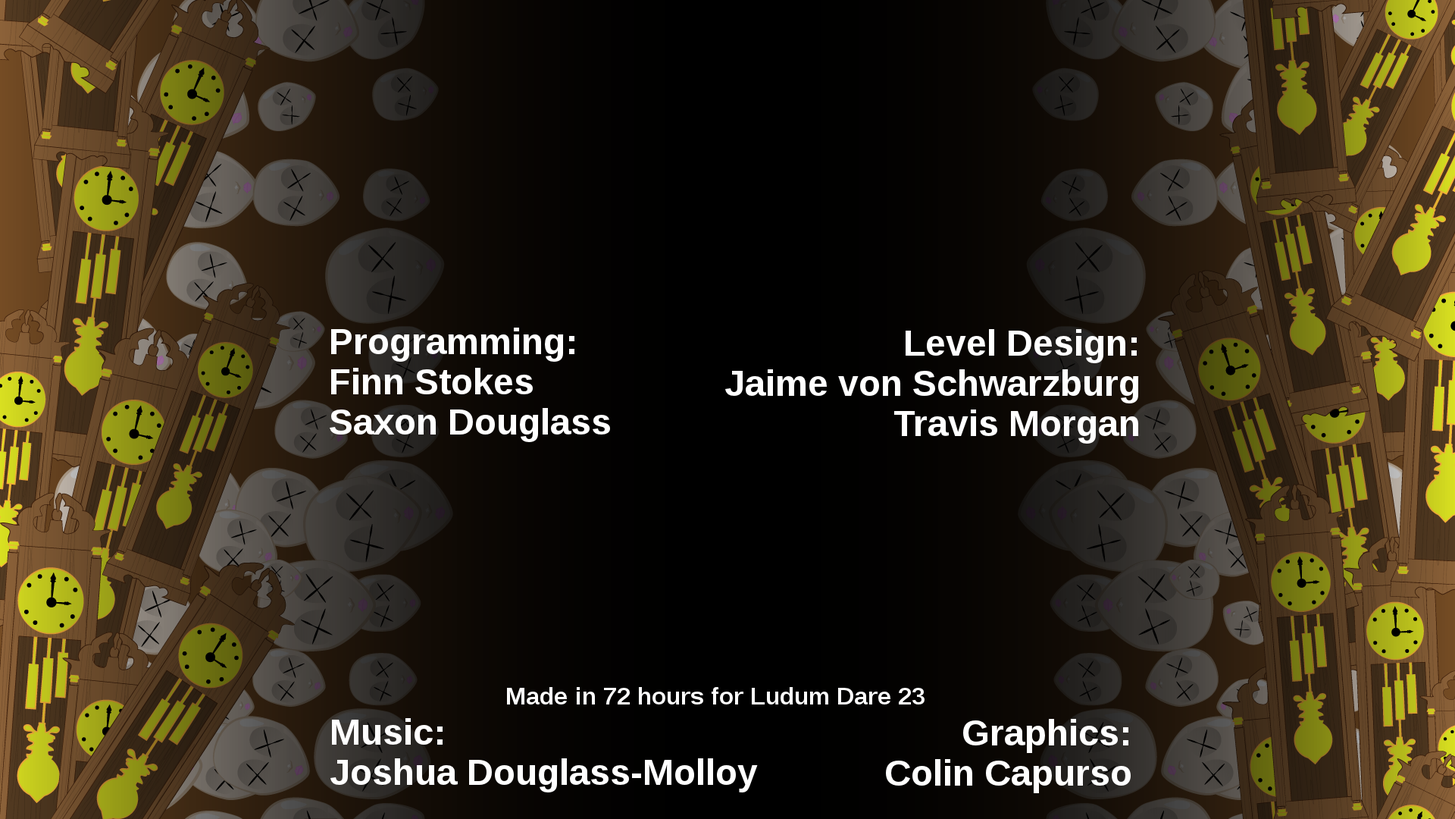
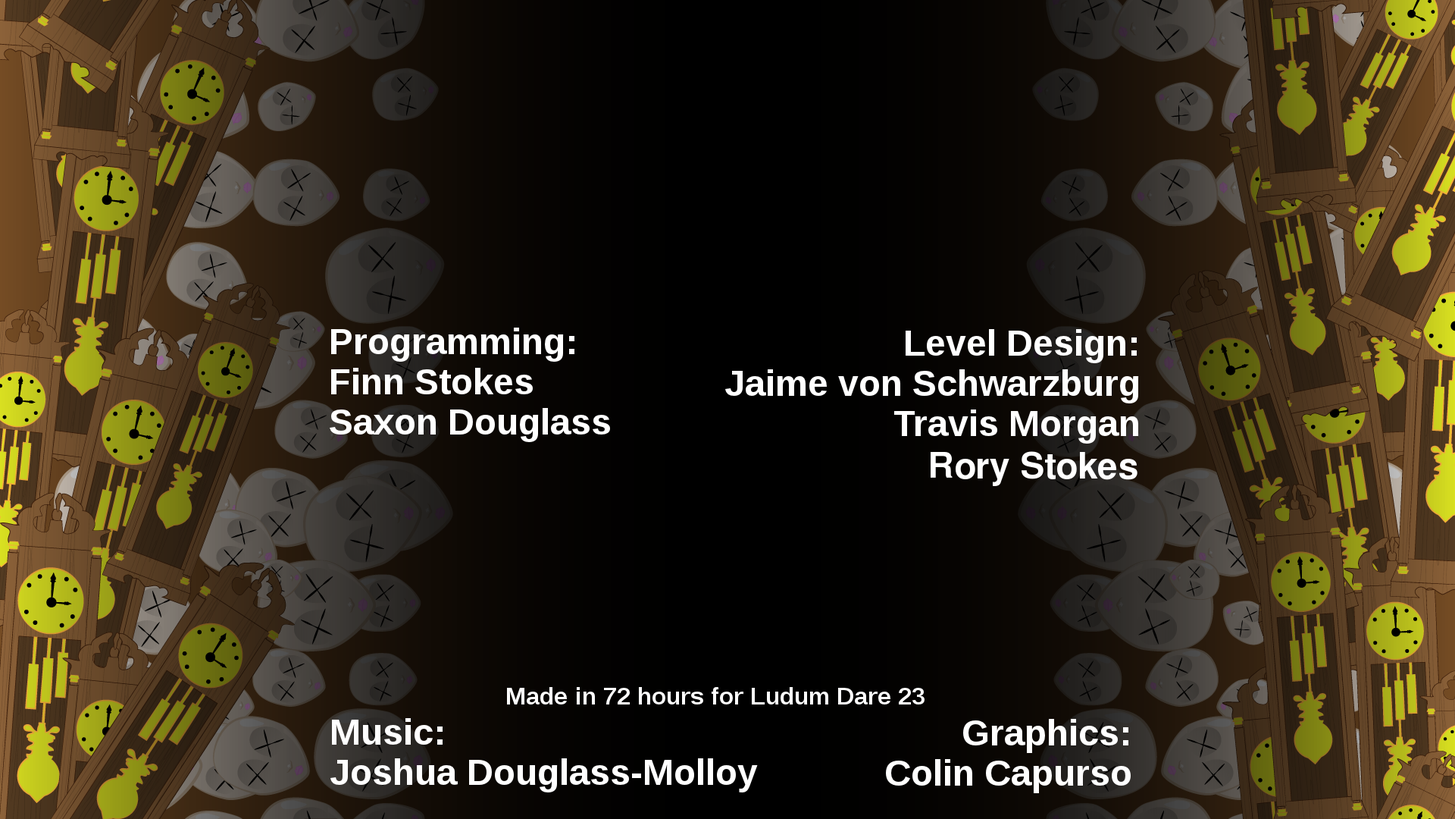
Before/after of a w=1455, h=819 layered artwork. What changed in the layer stack:
painted on "Programming: ..." over [930, 451, 1138, 486]
